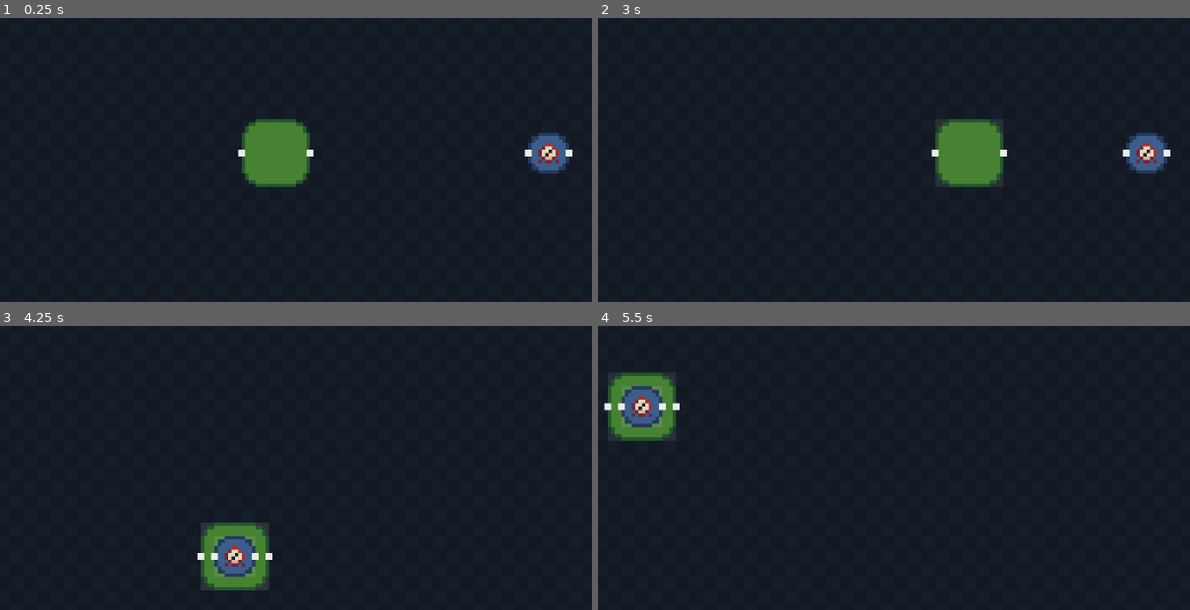
Above: before the commit, frames 1-4 (two rows, left to right).
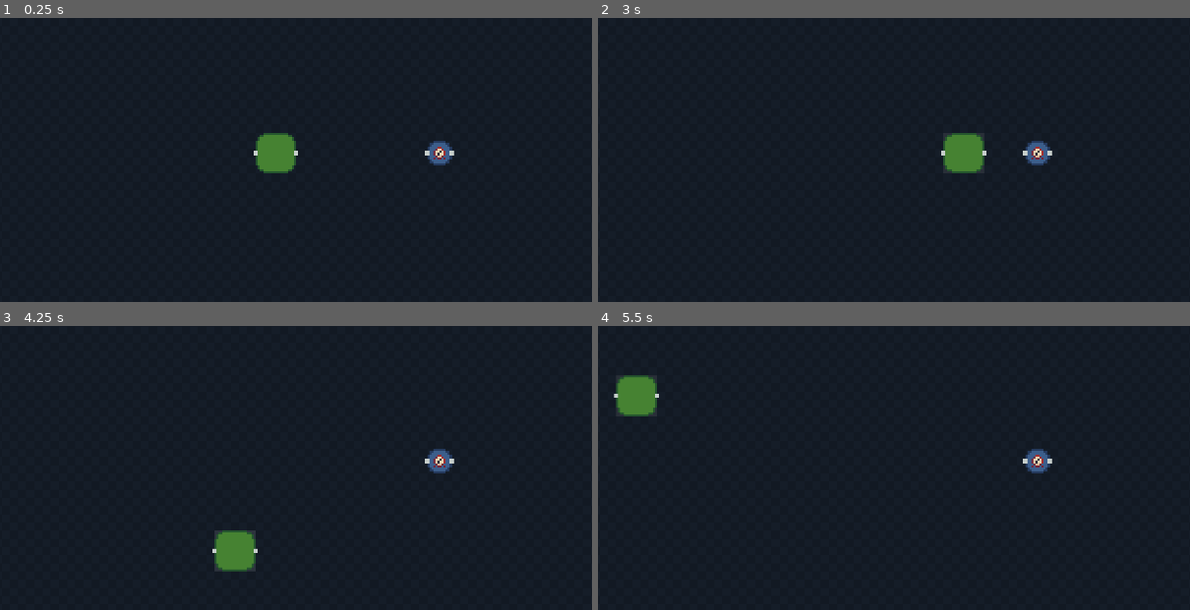
Above: after the commit, the same moments.

Repository: CoolStopCode/patch-notes
Game: Godot game, scene res://main/main.tscn
The game is run twice, just before and just after one commit, with the same random seed, the same clock (stepped at 60 frames per second) and the same inputs. Before the commit the project starts from res://main.tscn.
Inputs (mouse positions are in pixels of both pictures, inside the frame that each line leads up to):
- Up to frame 1 (0.25 s): no input
- Up to frame 2 (3 s): click (840, 154) at 0.52 s; click (840, 154) at 1.27 s; click (840, 154) at 2.02 s; tap Enter at 2.75 s; drag from (876, 154) to (1148, 154) at 2.77 s
- Up to frame 3 (4.25 s): tap Space at 3.5 s; drag from (550, 462) to (236, 550) at 3.52 s
- Up to frame 4 (5.5 s): tap Enter at 4.25 s; move the mouse to (953, 362) at 4.27 s; click (953, 362) at 4.42 s; tap Space at 5 s; drag from (834, 550) to (639, 394) at 5.02 s

The runs differ from the first frame. In frame 1, 3.0% of the frame differs, in the area x 40-97%, y 35-60%; in frame 2, 3.0%; in frame 3, 2.9%; in frame 4, 2.6%.

Commit message:
buggy connections

Diff:
--- a/classes/connection.gd
+++ b/classes/connection.gd
@@ -8,6 +8,7 @@
 var to_port : int
 var line: Line2D
 
+# from is always output, to is always input
 func _init(_from: Node2D, _from_port : int, _to: Node2D, _to_port : int, _line: Line2D):
 	from = _from
 	from_port = _from_port
@@ -17,12 +18,28 @@
 
 	# listen to both ends
 	from.actuate_output.connect(_on_endpoint_gone)
+
+
 	from.tree_exiting.connect(_on_endpoint_gone)
+	from.move.connect(update)
 	to.tree_exiting.connect(_on_endpoint_gone)
+	to.move.connect(update)
+
 
 func update():
-	line.set_point_position(0, from.global_position)
-	line.set_point_position(1, to.global_position)
+	line.set_point_position(0, from.ports_out[from_port] + from.global_position)
+	line.set_point_position(1, Vector2(line.get_point_position(1).x, from.ports_out[from_port].y + from.global_position.y))
+
+	line.set_point_position(line.get_point_count() - 1, to.ports_in[to_port] + to.global_position)
+	line.set_point_position(line.get_point_count() - 2,
+		Vector2(line.get_point_position(line.get_point_count() - 2).x, to.ports_in[to_port].y + to.global_position.y)
+	)
+
+	#BETTER SOLUTION:
+	#instead of click to create 2 points, click only creates one point, but its locked to 90 degree angles.
+	#however, you can click on a port without it being in line with your last point, it will automatically create the points
+	#needed to connect your last point and the port using only vertical and horizontal segments. (can also click from port to
+	#port with this same thing)
 
 func _on_endpoint_gone():
 	queue_free()
--- a/connections_manager.gd
+++ /dev/null
@@ -1,11 +0,0 @@
-extends Node2D
-
-
-# Called when the node enters the scene tree for the first time.
-func _ready() -> void:
-	pass # Replace with function body.
-
-
-# Called every frame. 'delta' is the elapsed time since the previous frame.
-func _process(delta: float) -> void:
-	pass
--- /dev/null
+++ b/global/aaaaaaaaa.gd
@@ -0,0 +1,78 @@
+extends Node2D
+
+@export var LINE_SCENE : PackedScene
+
+var preview_line : Line2D = null
+var active_node : BaseNode
+var active_port : int
+var active_inputoutput : bool
+
+func start_preview(node: BaseNode, port: int, inputoutput: bool):
+	cancel_preview()
+
+	active_node = node
+	active_port = port
+	active_inputoutput = inputoutput
+
+	preview_line = LINE_SCENE.instantiate()
+	add_child(preview_line)
+
+	preview_line.add_point(node.global_position)
+	preview_line.add_point(node.global_position)
+
+func finalize(node: BaseNode, port: int, inputoutput: bool):
+	if preview_line == null:
+		return
+
+	# must be opposite directions
+	if inputoutput == active_inputoutput:
+		cancel_preview()
+		return
+
+	var from_node : BaseNode
+	var to_node : BaseNode
+	var from_port : int
+	var to_port : int
+
+	if active_inputoutput:
+		from_node = active_node
+		from_port = active_port
+		to_node = node
+		to_port = port
+	else:
+		from_node = node
+		from_port = port
+		to_node = active_node
+		to_port = active_port
+
+	var line := preview_line
+	preview_line = null
+
+	var connection := Connection.new(
+		from_node,
+		from_port,
+		to_node,
+		to_port,
+		line
+	)
+	connection.update()
+
+	cancel_state_only()
+
+func cancel_preview():
+	if preview_line:
+		preview_line.queue_free()
+	cancel_state_only()
+
+func cancel_state_only():
+	preview_line = null
+	active_node = null
+	active_port = -1
+	active_inputoutput = false
+
+func _process(_delta):
+	if preview_line:
+		preview_line.set_point_position(
+			1,
+			get_global_mouse_position()
+		)
--- /dev/null
+++ b/global/connection_manager.gd
@@ -0,0 +1,24 @@
+extends Node
+
+var connections : Array[Connection] = []
+
+var currently_creating_preview := false
+var preview_inputoutput : bool
+var preview_from : Node
+var preview_port : int
+
+signal connection_started(from : Node, port : int)
+signal connection_ended(to : Node, port : int)
+
+func _ready() -> void:
+	connection_started.connect(on_connection_started)
+	connection_ended.connect(on_connection_ended)
+
+func on_connection_started(from : Node, port : int, inputoutput : bool):
+	preview_from = from
+	preview_port = port
+	ConnectionManager.currently_creating_preview = true
+	ConnectionManager.preview_inputoutput = inputoutput
+
+func on_connection_ended(_to : Node, _port : int, _inputoutput : bool):
+	ConnectionManager.currently_creating_preview = false
--- a/main.tscn
+++ /dev/null
@@ -1,30 +0,0 @@
-[gd_scene load_steps=5 format=3 uid="uid://dxu2sjo2474x"]
-
-[ext_resource type="Texture2D" uid="uid://vcl7pgwvma8r" path="res://assets/tile.png" id="1_1bvp3"]
-[ext_resource type="Script" uid="uid://c5tie26lw05s" path="res://cam.gd" id="2_7mycd"]
-[ext_resource type="PackedScene" uid="uid://bery1yrvp4pyc" path="res://nodes/sound/sound_node.tscn" id="3_h2yge"]
-[ext_resource type="PackedScene" uid="uid://6r3xc3aq74dk" path="res://nodes/delay/delay_node.tscn" id="4_1bvp3"]
-
-[node name="main" type="Node2D"]
-
-[node name="Parallax2D" type="Parallax2D" parent="."]
-scroll_offset = Vector2(2, 2)
-repeat_size = Vector2(256, 256)
-repeat_times = 30
-
-[node name="Sprite2D" type="Sprite2D" parent="Parallax2D"]
-texture = ExtResource("1_1bvp3")
-
-[node name="cam" type="Camera2D" parent="." node_paths=PackedStringArray("parallax")]
-zoom = Vector2(5, 5)
-script = ExtResource("2_7mycd")
-parallax = NodePath("../Parallax2D")
-
-[node name="nodes" type="Node2D" parent="."]
-
-[node name="sound_node" parent="nodes" instance=ExtResource("3_h2yge")]
-
-[node name="delay_node" parent="nodes" instance=ExtResource("4_1bvp3")]
-position = Vector2(80, 0)
-
-[node name="connections" type="Node2D" parent="."]
--- /dev/null
+++ b/main/connections.gd
@@ -0,0 +1,69 @@
+extends Node2D
+
+@export var line_scene : PackedScene
+
+var preview_line : Line2D = null
+var preview_line_last_point : Vector2
+
+func _ready() -> void:
+	ConnectionManager.connection_started.connect(on_connection_started)
+	ConnectionManager.connection_ended.connect(on_connection_ended)
+
+func on_connection_started(from : Node, port : int, _inputoutput : bool):
+	preview_line = line_scene.instantiate()
+	ConnectionManager.preview_from = from
+	ConnectionManager.preview_port = port
+	if ConnectionManager.preview_inputoutput:
+		preview_line.add_point(from.ports_in[port] + from.global_position)
+	else:
+		preview_line.add_point(from.ports_out[port] + from.global_position)
+	add_joint_to_line()
+	add_child(preview_line)
+
+func on_connection_ended(to : Node, port : int, inputoutput : bool):
+	if preview_line.get_point_count() < 4:
+		var midpoint : float = (preview_line.get_point_position(0).x + preview_line.get_point_position(preview_line.get_point_count() - 1).x) / 2
+		preview_line.add_point(Vector2(midpoint, preview_line.get_point_position(0).y), 1)
+		preview_line.add_point(Vector2(midpoint, preview_line.get_point_position(preview_line.get_point_count() - 1).y), 1)
+	elif to.ports_in[port].y + to.global_position.y != preview_line.get_point_position(preview_line.get_point_count() - 1).y:
+		preview_line.add_point(Vector2(0, 0))
+
+	print(preview_line.get_point_count())
+	var connection = Connection.new(
+		ConnectionManager.preview_from if inputoutput else to,
+		ConnectionManager.preview_port if inputoutput else port,
+		to if inputoutput else ConnectionManager.preview_from,
+		port if inputoutput else ConnectionManager.preview_port,
+		preview_line)
+	preview_line = null
+	connection.update()
+	ConnectionManager.connections.append(connection)
+
+func _unhandled_input(event: InputEvent) -> void:
+	if preview_line:
+		print(preview_line.get_point_count())
+	if ConnectionManager.currently_creating_preview:
+		if event is InputEventMouseMotion:
+			var mousepos : Vector2 = Constants.snap_to_grid(get_global_mouse_position())
+			var horizontal : bool = abs(mousepos.x - preview_line_last_point.x) > abs(mousepos.y - preview_line_last_point.y)
+			if preview_line.get_point_count() == 2: horizontal = true
+			if horizontal:
+				preview_line.set_point_position(preview_line.get_point_count() - 1,
+				Vector2(mousepos.x, preview_line_last_point.y))
+			else:
+				preview_line.set_point_position(preview_line.get_point_count() - 1,
+				Vector2(preview_line_last_point.x, mousepos.y))
+		if event is InputEventMouseButton:
+			if event.button_index == MouseButton.MOUSE_BUTTON_LEFT and event.pressed:
+				add_joint_to_line()
+
+func add_joint_to_line():
+	print("AAAAAAA")
+	var locked_pos := preview_line.get_point_position(
+		preview_line.get_point_count() - 1
+	)
+
+	preview_line_last_point = locked_pos
+
+	# now create the next moving point
+	preview_line.add_point(locked_pos)
--- /dev/null
+++ b/main/main.tscn
@@ -0,0 +1,34 @@
+[gd_scene format=3 uid="uid://dxu2sjo2474x"]
+
+[ext_resource type="Texture2D" uid="uid://vcl7pgwvma8r" path="res://assets/tile.png" id="1_3wy1v"]
+[ext_resource type="Script" uid="uid://c5tie26lw05s" path="res://main/cam.gd" id="2_kfbq2"]
+[ext_resource type="PackedScene" uid="uid://bery1yrvp4pyc" path="res://nodes/sound/sound_node.tscn" id="3_4dugh"]
+[ext_resource type="PackedScene" uid="uid://6r3xc3aq74dk" path="res://nodes/delay/delay_node.tscn" id="4_67ri8"]
+[ext_resource type="Script" uid="uid://joxfc4vkp5jo" path="res://main/connections.gd" id="5_grrlh"]
+[ext_resource type="PackedScene" uid="uid://clrqt7pijmicg" path="res://node/connection/line.tscn" id="6_kfbq2"]
+
+[node name="main" type="Node2D" unique_id=762756189]
+
+[node name="Parallax2D" type="Parallax2D" parent="." unique_id=1740911388]
+scroll_offset = Vector2(2, 2)
+repeat_size = Vector2(256, 256)
+repeat_times = 30
+
+[node name="Sprite2D" type="Sprite2D" parent="Parallax2D" unique_id=1453103106]
+texture = ExtResource("1_3wy1v")
+
+[node name="cam" type="Camera2D" parent="." unique_id=1871032146 node_paths=PackedStringArray("parallax")]
+zoom = Vector2(5, 5)
+script = ExtResource("2_kfbq2")
+parallax = NodePath("../Parallax2D")
+
+[node name="nodes" type="Node2D" parent="." unique_id=1497758944]
+
+[node name="sound_node" parent="nodes" unique_id=266324404 instance=ExtResource("3_4dugh")]
+
+[node name="delay_node" parent="nodes" unique_id=1799708002 instance=ExtResource("4_67ri8")]
+position = Vector2(80, 0)
+
+[node name="connections" type="Node2D" parent="." unique_id=1328758278]
+script = ExtResource("5_grrlh")
+line_scene = ExtResource("6_kfbq2")
--- a/node/BaseNode.gd
+++ b/node/BaseNode.gd
@@ -2,6 +2,7 @@
 class_name BaseNode
 
 signal actuate_output(port : int)
+signal move
 
 @export var NODE_SCENE : PackedScene
 var node : Node
@@ -10,9 +11,9 @@
 @export var BODY_SIZE : Vector2
 @export var BODY_SPRITE : Texture2D
 
-@export_group("Connections")
-@export var connections_in : Array[Vector2]
-@export var connections_out : Array[Vector2]
+@export_group("Ports")
+@export var ports_in : Array[Vector2]
+@export var ports_out : Array[Vector2]
 
 @export_group("Nodes (private)")
 @export var hover_rectangle_node : ColorRect
@@ -21,7 +22,7 @@
 @export var area_collision_node : CollisionShape2D
 @export var inputs_node : Node
 @export var outputs_node : Node
-@export var CONNECTION_SCENE : PackedScene
+@export var PORT_SCENE : PackedScene
 
 signal mouse_hovering_changed(value: bool)
 var mouse_hovering := false:
@@ -63,6 +64,7 @@
 	if event is InputEventMouseMotion and mouse_dragging:
 		var free_pos := get_global_mouse_position() + drag_offset
 		global_position = Constants.snap_to_grid(free_pos)
+		move.emit()
 
 func _process(_delta: float) -> void:
 	if mouse_dragging:
@@ -88,23 +90,27 @@
 	hover_rectangle_node.visible = false
 
 	var i := 0
-	for pos in connections_in:
-		var connection_node = load_node(CONNECTION_SCENE)
-		connection_node.position = pos
-		connection_node.port = i
-		connection_node.inputoutput = true
-		connection_node.clicked.connect(connection_clicked)
-		inputs_node.add_child(connection_node)
+	for pos in ports_in:
+		var port_node = load_node(PORT_SCENE)
+		port_node.position = pos
+		port_node.port = i
+		port_node.inputoutput = true
+		port_node.clicked.connect(port_clicked)
+		inputs_node.add_child(port_node)
 		i += 1
 	i = 0
-	for pos in connections_out:
-		var connection_node = load_node(CONNECTION_SCENE)
-		connection_node.position = pos
-		connection_node.port = i
-		connection_node.inputoutput = false
-		connection_node.clicked.connect(connection_clicked)
-		outputs_node.add_child(connection_node)
+	for pos in ports_out:
+		var port_node = load_node(PORT_SCENE)
+		port_node.position = pos
+		port_node.port = i
+		port_node.inputoutput = false
+		port_node.clicked.connect(port_clicked)
+		outputs_node.add_child(port_node)
 		i += 1
 
-func connection_clicked(port, inputoutput):
-	print(port, inputoutput)
+func port_clicked(port, inputoutput):
+	if ConnectionManager.currently_creating_preview:
+		if inputoutput != ConnectionManager.preview_inputoutput:
+			ConnectionManager.connection_ended.emit(self, port, inputoutput)
+	else:
+		ConnectionManager.connection_started.emit(self, port, inputoutput)
--- a/node/connection/connection.gd
+++ /dev/null
@@ -1,8 +0,0 @@
-extends Node2D
-
-var port : int
-var inputoutput : bool
-signal clicked(port : int, inputoutput : bool)
-
-func _on_button_pressed() -> void:
-	clicked.emit(port, inputoutput)
--- a/node/connection/connection.tscn
+++ /dev/null
@@ -1,25 +0,0 @@
-[gd_scene load_steps=3 format=3 uid="uid://dwkbfvuetmc7t"]
-
-[ext_resource type="Script" uid="uid://c3j151vdt8won" path="res://node/connection/connection.gd" id="1_6kkwu"]
-[ext_resource type="Texture2D" uid="uid://b010sdsjtd2ow" path="res://assets/connection.png" id="1_ibwog"]
-
-[node name="connection" type="Node2D"]
-script = ExtResource("1_6kkwu")
-
-[node name="Button" type="TextureButton" parent="."]
-anchors_preset = 8
-anchor_left = 0.5
-anchor_top = 0.5
-anchor_right = 0.5
-anchor_bottom = 0.5
-offset_left = -1.0
-offset_top = -1.0
-offset_right = 1.0
-offset_bottom = 1.0
-grow_horizontal = 2
-grow_vertical = 2
-
-[node name="Sprite2D" type="Sprite2D" parent="."]
-texture = ExtResource("1_ibwog")
-
-[connection signal="pressed" from="Button" to="." method="_on_button_pressed"]
--- /dev/null
+++ b/node/connection/line.tscn
@@ -0,0 +1,5 @@
+[gd_scene format=3 uid="uid://clrqt7pijmicg"]
+
+[node name="line" type="Line2D" unique_id=1334082171]
+width = 2.0
+default_color = Color(0.272, 0.3018667, 0.4, 1)
--- /dev/null
+++ b/node/connection/port.gd
@@ -0,0 +1,30 @@
+extends Node2D
+
+var port : int
+var inputoutput : bool
+var hovering := false
+signal clicked(port : int, inputoutput : bool)
+
+@export var port_texture : Texture
+@export var hover_texture : Texture
+
+@export var sprite : Sprite2D
+func _on_button_pressed() -> void:
+	clicked.emit(port, inputoutput)
+
+
+
+func _on_button_mouse_entered() -> void:
+	hovering = true
+	update_texture()
+
+
+func _on_button_mouse_exited() -> void:
+	hovering = false
+	update_texture()
+
+func update_texture():
+	if hovering:
+		sprite.texture = hover_texture
+	else:
+		sprite.texture = port_texture
--- /dev/null
+++ b/node/connection/port.tscn
@@ -0,0 +1,31 @@
+[gd_scene format=3 uid="uid://dwkbfvuetmc7t"]
+
+[ext_resource type="Script" uid="uid://c3j151vdt8won" path="res://node/connection/port.gd" id="1_u2ryo"]
+[ext_resource type="Texture2D" uid="uid://bvni43cv6q0ht" path="res://assets/port/port.png" id="2_u2ryo"]
+[ext_resource type="Texture2D" uid="uid://tuvc8i7o3hd7" path="res://assets/port/aa.png" id="3_s7c6m"]
+
+[node name="connection" type="Node2D" unique_id=1461903126 node_paths=PackedStringArray("sprite")]
+script = ExtResource("1_u2ryo")
+port_texture = ExtResource("2_u2ryo")
+hover_texture = ExtResource("3_s7c6m")
+sprite = NodePath("Sprite2D")
+
+[node name="Button" type="TextureButton" parent="." unique_id=2003753259]
+anchors_preset = 8
+anchor_left = 0.5
+anchor_top = 0.5
+anchor_right = 0.5
+anchor_bottom = 0.5
+offset_left = -3.0
+offset_top = -3.0
+offset_right = 3.0
+offset_bottom = 3.0
+grow_horizontal = 2
+grow_vertical = 2
+
+[node name="Sprite2D" type="Sprite2D" parent="." unique_id=277114309]
+texture = ExtResource("2_u2ryo")
+
+[connection signal="mouse_entered" from="Button" to="." method="_on_button_mouse_entered"]
+[connection signal="mouse_exited" from="Button" to="." method="_on_button_mouse_exited"]
+[connection signal="pressed" from="Button" to="." method="_on_button_pressed"]
--- a/node/node.tscn
+++ b/node/node.tscn
@@ -1,9 +1,9 @@
-[gd_scene load_steps=3 format=3 uid="uid://rk88bpc6g6w5"]
+[gd_scene format=3 uid="uid://rk88bpc6g6w5"]
 
 [ext_resource type="Script" uid="uid://c4l3hr0qkmk6f" path="res://node/BaseNode.gd" id="1_lwg41"]
-[ext_resource type="PackedScene" uid="uid://dwkbfvuetmc7t" path="res://node/connection/connection.tscn" id="2_lwg41"]
+[ext_resource type="PackedScene" uid="uid://dwkbfvuetmc7t" path="res://node/connection/port.tscn" id="2_lwg41"]
 
-[node name="node" type="Node2D" node_paths=PackedStringArray("hover_rectangle_node", "body_sprite_node", "area_node", "area_collision_node", "inputs_node", "outputs_node")]
+[node name="node" type="Node2D" unique_id=1970947894 node_paths=PackedStringArray("hover_rectangle_node", "body_sprite_node", "area_node", "area_collision_node", "inputs_node", "outputs_node")]
 script = ExtResource("1_lwg41")
 hover_rectangle_node = NodePath("ColorRect")
 body_sprite_node = NodePath("Sprite2D")
@@ -11,9 +11,9 @@
 area_collision_node = NodePath("hitbox/CollisionShape2D")
 inputs_node = NodePath("inputs")
 outputs_node = NodePath("outputs")
-CONNECTION_SCENE = ExtResource("2_lwg41")
+PORT_SCENE = ExtResource("2_lwg41")
 
-[node name="ColorRect" type="ColorRect" parent="."]
+[node name="ColorRect" type="ColorRect" parent="." unique_id=1719269032]
 anchors_preset = 8
 anchor_left = 0.5
 anchor_top = 0.5
@@ -28,12 +28,12 @@
 mouse_filter = 2
 color = Color(1, 1, 1, 0.09803922)
 
-[node name="Sprite2D" type="Sprite2D" parent="."]
+[node name="Sprite2D" type="Sprite2D" parent="." unique_id=1230663560]
 
-[node name="hitbox" type="Area2D" parent="."]
+[node name="hitbox" type="Area2D" parent="." unique_id=1531858387]
 
-[node name="CollisionShape2D" type="CollisionShape2D" parent="hitbox"]
+[node name="CollisionShape2D" type="CollisionShape2D" parent="hitbox" unique_id=442454917]
 
-[node name="inputs" type="Node2D" parent="."]
+[node name="inputs" type="Node2D" parent="." unique_id=1267030901]
 
-[node name="outputs" type="Node2D" parent="."]
+[node name="outputs" type="Node2D" parent="." unique_id=803864095]
--- a/nodes/delay/delay.tscn
+++ b/nodes/delay/delay.tscn
@@ -1,6 +1,6 @@
-[gd_scene load_steps=2 format=3 uid="uid://dt8bkdw4hgam6"]
+[gd_scene format=3 uid="uid://dt8bkdw4hgam6"]
 
 [ext_resource type="Script" uid="uid://gpddwrks2jrn" path="res://nodes/sound/sound.gd" id="1_dem5t"]
 
-[node name="delay" type="Node2D"]
+[node name="delay" type="Node2D" unique_id=225146586]
 script = ExtResource("1_dem5t")
--- a/nodes/delay/delay_node.tscn
+++ b/nodes/delay/delay_node.tscn
@@ -1,14 +1,14 @@
-[gd_scene load_steps=4 format=3 uid="uid://6r3xc3aq74dk"]
+[gd_scene format=3 uid="uid://6r3xc3aq74dk"]
 
 [ext_resource type="PackedScene" uid="uid://rk88bpc6g6w5" path="res://node/node.tscn" id="1_k5r1f"]
 [ext_resource type="PackedScene" uid="uid://dt8bkdw4hgam6" path="res://nodes/delay/delay.tscn" id="2_hfk3y"]
 [ext_resource type="Texture2D" uid="uid://bd6hnai1ybd82" path="res://nodes/delay/delay.png" id="2_kh4xr"]
 
-[node name="delay_node" type="Node2D"]
+[node name="delay_node" type="Node2D" unique_id=1131330581]
 
-[node name="node" parent="." instance=ExtResource("1_k5r1f")]
+[node name="node" parent="." unique_id=223179628 instance=ExtResource("1_k5r1f")]
 NODE_SCENE = ExtResource("2_hfk3y")
 BODY_SIZE = Vector2(12, 12)
 BODY_SPRITE = ExtResource("2_kh4xr")
-connections_in = Array[Vector2]([Vector2(-6, 0)])
-connections_out = Array[Vector2]([Vector2(6, 0)])
+ports_in = Array[Vector2]([Vector2(-6, 0)])
+ports_out = Array[Vector2]([Vector2(6, 0)])
--- a/nodes/sound/sound.tscn
+++ b/nodes/sound/sound.tscn
@@ -1,8 +1,8 @@
-[gd_scene load_steps=2 format=3 uid="uid://cbsxpbv0ehqvn"]
+[gd_scene format=3 uid="uid://cbsxpbv0ehqvn"]
 
 [ext_resource type="Script" uid="uid://gpddwrks2jrn" path="res://nodes/sound/sound.gd" id="2_84dgq"]
 
-[node name="sound" type="Node2D"]
+[node name="sound" type="Node2D" unique_id=493411972]
 script = ExtResource("2_84dgq")
 
-[node name="AudioStreamPlayer" type="AudioStreamPlayer" parent="."]
+[node name="AudioStreamPlayer" type="AudioStreamPlayer" parent="." unique_id=684576736]
--- a/nodes/sound/sound_node.tscn
+++ b/nodes/sound/sound_node.tscn
@@ -1,14 +1,14 @@
-[gd_scene load_steps=4 format=3 uid="uid://bery1yrvp4pyc"]
+[gd_scene format=3 uid="uid://bery1yrvp4pyc"]
 
 [ext_resource type="PackedScene" uid="uid://rk88bpc6g6w5" path="res://node/node.tscn" id="1_3gs82"]
 [ext_resource type="PackedScene" uid="uid://cbsxpbv0ehqvn" path="res://nodes/sound/sound.tscn" id="2_1ymeb"]
 [ext_resource type="Texture2D" uid="uid://cjvrr4tgnhn08" path="res://nodes/sound/sound.png" id="3_dppko"]
 
-[node name="sound_node" type="Node2D"]
+[node name="sound_node" type="Node2D" unique_id=300515006]
 
-[node name="node" parent="." instance=ExtResource("1_3gs82")]
+[node name="node" parent="." unique_id=109182909 instance=ExtResource("1_3gs82")]
 NODE_SCENE = ExtResource("2_1ymeb")
 BODY_SIZE = Vector2(20, 20)
 BODY_SPRITE = ExtResource("3_dppko")
-connections_in = Array[Vector2]([Vector2(-10, 0)])
-connections_out = Array[Vector2]([Vector2(10, 0)])
+ports_in = Array[Vector2]([Vector2(-10, 0)])
+ports_out = Array[Vector2]([Vector2(10, 0)])
--- a/project.godot
+++ b/project.godot
@@ -11,14 +11,25 @@
 [application]
 
 config/name="Patch Notes"
-run/main_scene="res://main.tscn"
-config/features=PackedStringArray("4.5", "Forward Plus")
+run/main_scene="res://main/main.tscn"
+config/features=PackedStringArray("4.6", "Forward Plus")
 config/icon="res://icon.svg"
 
 [autoload]
 
 Constants="*res://global/constants.gd"
 Cursor="*res://global/cursor.gd"
+ConnectionManager="*res://global/connection_manager.gd"
+
+[debug]
+
+gdscript/warnings/unused_signal=0
+
+[display]
+
+window/size/viewport_width=1920
+window/size/viewport_height=1080
+window/size/initial_position=Vector2i(0, -200)
 
 [file_customization]
 
Binary file removed: assets/connection.png
Binary file added: assets/port/aa.png
Not shown, added: assets/port/aa.png.import
Binary file added: assets/port/port.png
Not shown, changed: assets/port/port.png.import
Not shown, removed: connections_manager.gd.uid
Not shown, added: global/aaaaaaaaa.gd.uid
Not shown, added: global/connection_manager.gd.uid
Renamed: cam.gd -> main/cam.gd
Renamed: cam.gd.uid -> main/cam.gd.uid
Not shown, added: main/connections.gd.uid
Renamed: node/connection/connection.gd.uid -> node/connection/port.gd.uid
